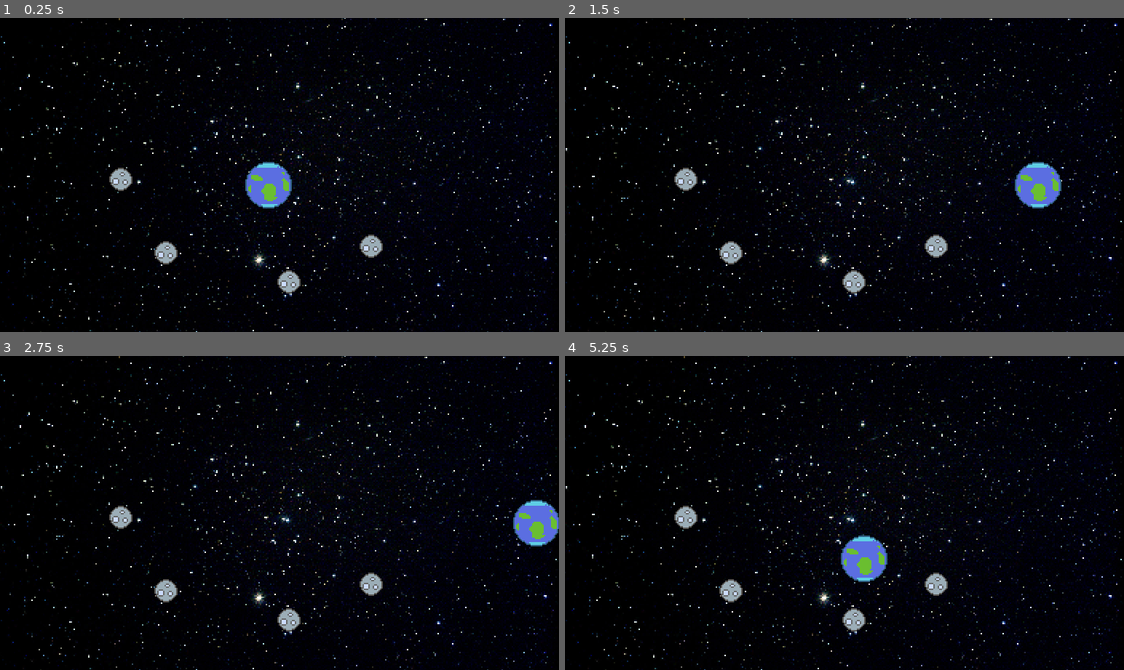
Above: before the commit, frames 1-4 (two rows, left to right).
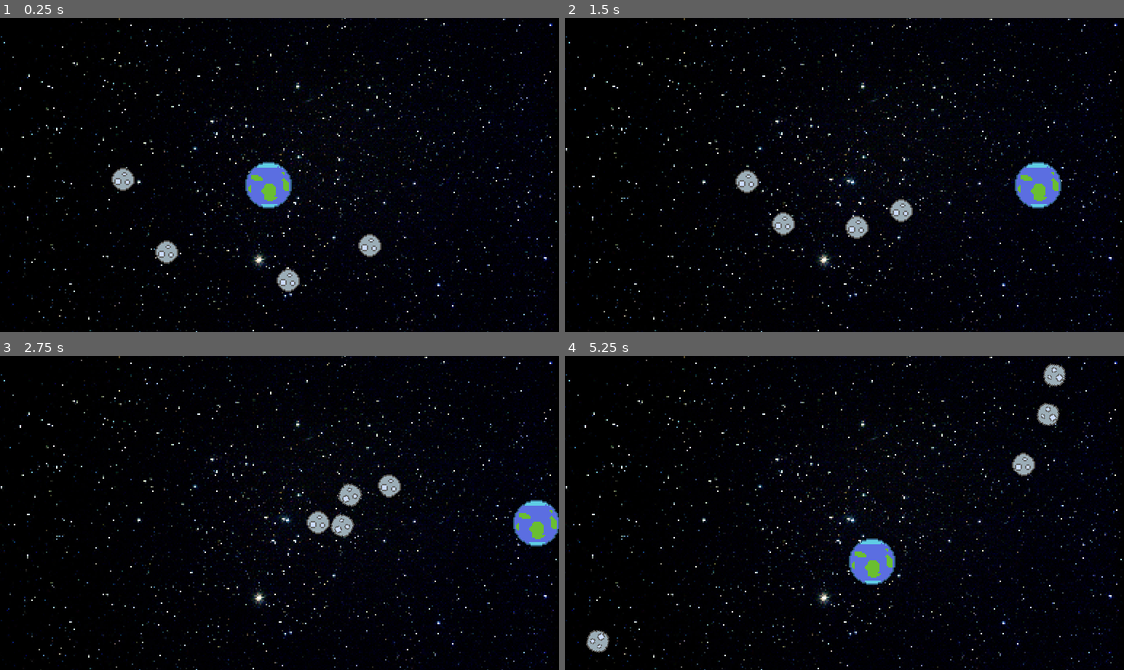
Above: after the commit, the same moments.

Repository: gabe00122/moon-shot-gamejam
Game: Godot game, scene res://scenes/main/Main.tscn
Two runs of this game, one before a commit and one after it. Both use one fixed random seed, a clock stepped at 60 frames per second and the inputs below.
Inputs (mouse positions are in pixels of both pictures, inside the frame that each line leads up to):
- Up to frame 1 (0.25 s): no input
- Up to frame 2 (1.5 s): move the mouse to (967, 159) at 0.52 s; hold D (right) 0.53-1.25 s; click (967, 159) at 0.67 s; drag from (732, 190) to (816, 237) at 1.27 s
- Up to frame 3 (2.75 s): move the mouse to (335, 443) at 2.02 s; hold D (right) from 2.03 s (still down)
- Up to frame 4 (5.25 s): release D (right) at 2.75 s; drag from (816, 575) to (676, 465) at 2.77 s; move the mouse to (1012, 560) at 3.52 s; hold A (left) 3.53-4.25 s; drag from (676, 465) to (760, 434) at 4.27 s; move the mouse to (872, 513) at 5.02 s; hold S (down) from 5.03 s (still down); click (872, 513) at 5.17 s

The runs differ from the first frame. In frame 1, 0.5% of the frame differs, in the area x 19-69%, y 47-88%; in frame 2, 1.8%; in frame 3, 1.8%; in frame 4, 2.7%, in the area x 3-90%, y 2-95%.

Commit message:
Moon follow

Diff:
--- a/project/entities/Planetoid.gd
+++ b/project/entities/Planetoid.gd
@@ -39,7 +39,9 @@
 	if bounce_sound != "" && bounce_sound_min_velocity <= impact_velocity:
 		SoundEffectPlayerPool.play(
 			bounce_sound,
-			lerp(bounce_sound_min_volume,
-			bounce_sound_max_volume,
-			(impact_velocity - bounce_sound_min_velocity) / max_speed)
+			lerp(
+				bounce_sound_min_volume,
+				bounce_sound_max_volume,
+				min((impact_velocity - bounce_sound_min_velocity) / max_speed, 1)
+			)
 		)
--- a/project/entities/moon/Moon.gd
+++ b/project/entities/moon/Moon.gd
@@ -1 +1,4 @@
 extends "res://entities/Planetoid.gd"
+
+func get_input():
+	return position.direction_to($"../Player".position)
--- a/project/entities/moon/Moon.tscn
+++ b/project/entities/moon/Moon.tscn
@@ -13,10 +13,20 @@
 [node name="Moon" type="RigidBody2D"]
 mass = 0.25
 physics_material_override = SubResource( 2 )
+continuous_cd = 2
+contacts_reported = 2
+contact_monitor = true
 script = ExtResource( 2 )
+max_speed = 300.0
+acceleration = 10.0
+bounce_sound = "impact1"
+bounce_sound_min_velocity = 30.0
+bounce_sound_min_volume = -30.0
+bounce_sound_max_volume = -10.0
 
 [node name="Sprite" type="Sprite" parent="."]
 texture = ExtResource( 1 )
 
 [node name="CollisionShape2D" type="CollisionShape2D" parent="."]
 shape = SubResource( 1 )
+[connection signal="body_entered" from="." to="." method="_on_collision"]
--- a/project/globals/SoundEffectPlayerPool.gd
+++ b/project/globals/SoundEffectPlayerPool.gd
@@ -8,6 +8,11 @@
 }
 
 var avalible := []
+var batch := {}
+
+func play(sound_name: String, volume: float = 0) -> void:
+	if SOUND_EFFECTS.has(sound_name):
+		batch[sound_name] = max(volume, batch.get(sound_name, volume))
 
 func _ready() -> void:
 	for i in POOL_SIZE:
@@ -20,9 +25,14 @@
 func _on_player_finished(player: AudioStreamPlayer) -> void:
 	avalible.append(player)
 
-func play(sound_name: String, volume: float = 0) -> void:
-	if !avalible.empty() && SOUND_EFFECTS.has(sound_name):
+func _physics_process(delta):
+	for sound_name in batch.keys():
+		if avalible.empty():
+			break
+
 		var player: AudioStreamPlayer = avalible.pop_back()
 		player.stream = SOUND_EFFECTS[sound_name]
-		player.volume_db = volume
+		player.volume_db = batch[sound_name]
 		player.play()
+
+	batch.clear()
